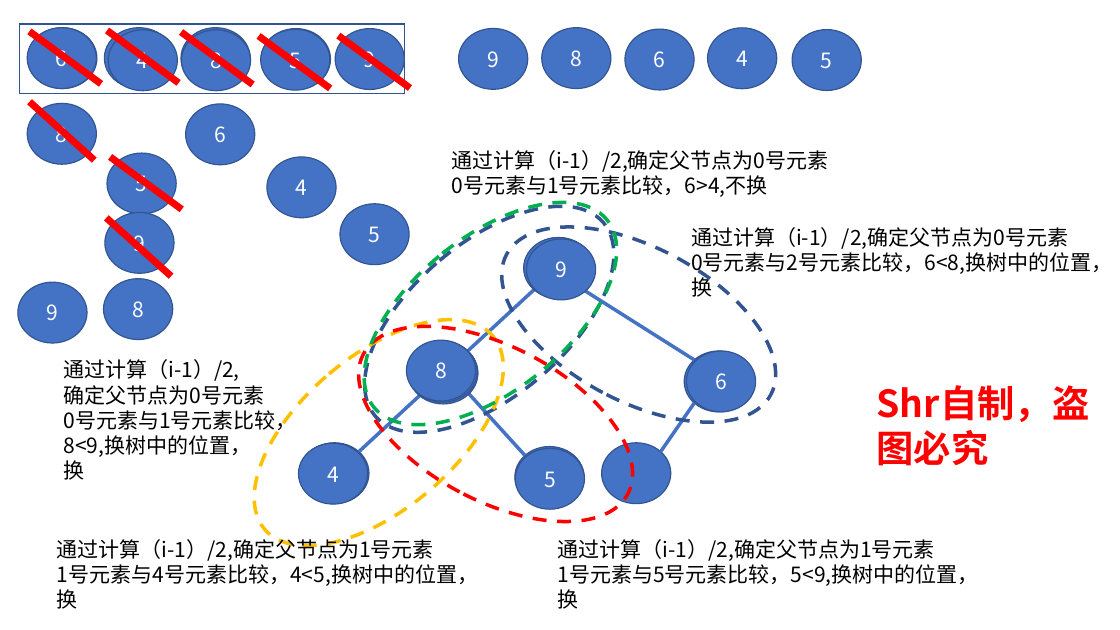
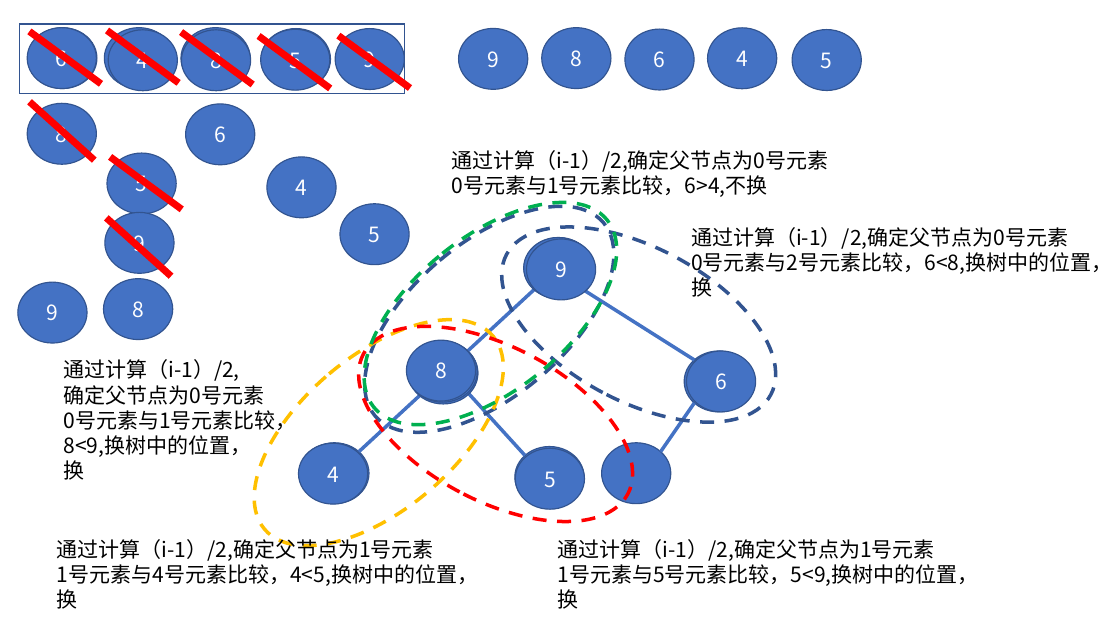
Before and after one commit to codefool0307/Codefool0307_Blog, a slide deck: slide 11 of docs/2.Study/10.algorithm/gif/gif制作.pptx (slide 9 before the commit). Drawn at 1120x630 pixels with LibreOffice and Linux fonts; fonts in the diff are those of the drawing. Boxes give left, top, right and bottom in pixels: in the first picture for what was removed or moved away, otherwise in the second. Text is boxed around its words. In the diff, an @@ line names an element or a change of style, - is before the commit and + after.

```diff
--- a/docs/2.Study/10.algorithm/gif/gif制作.pptx
+++ b/docs/2.Study/10.algorithm/gif/gif制作.pptx
@@ text removed at box(877, 385, 1090, 466) @@
-Shr自制，盗图必究
```
Also in this commit, not shown: 1 other slide changed, 2 slides added, 4 other files.
